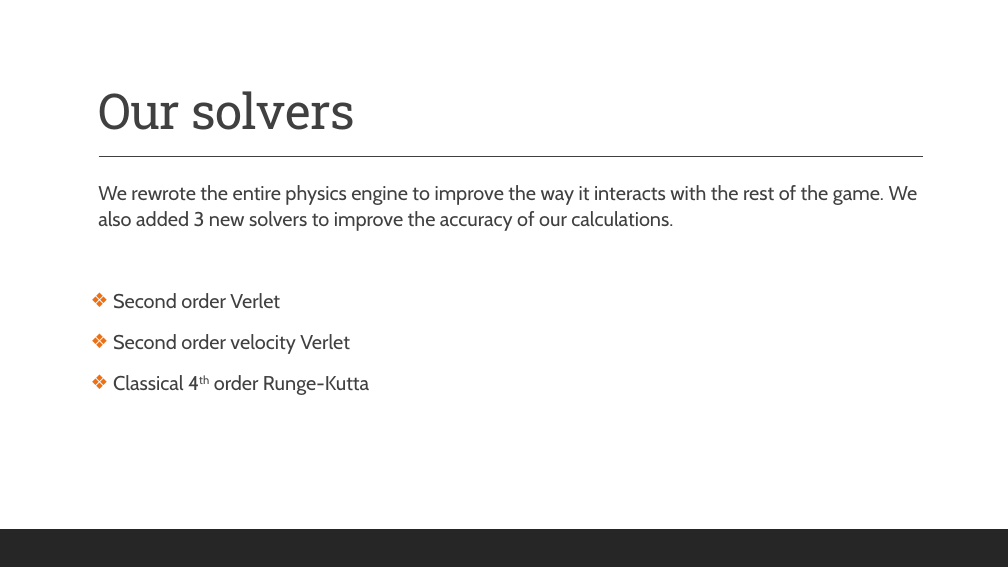
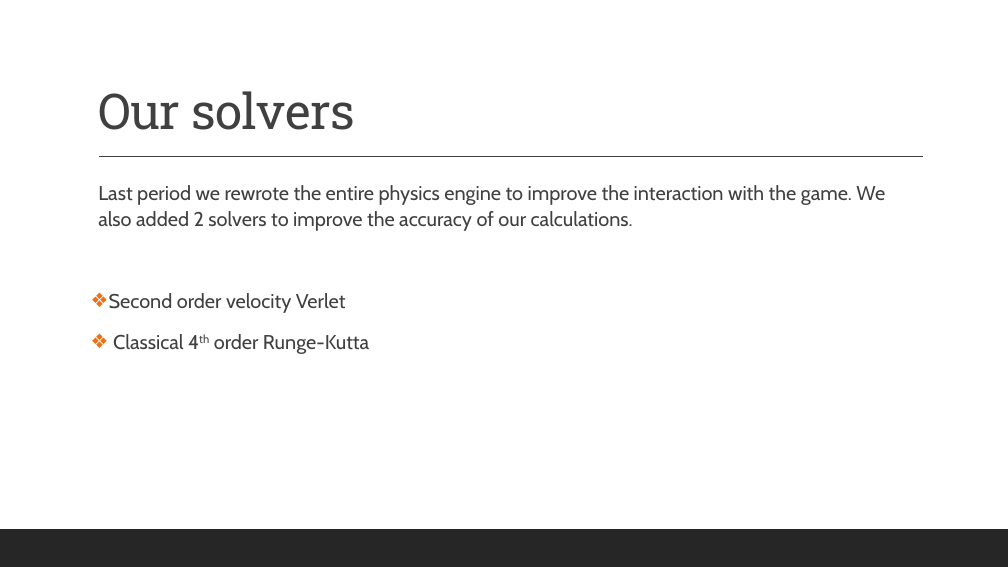
Before and after one commit to renesteeman/Project1-2_Group4, a slide deck: slide 8 of 04-PresentationThirdPhase.pptx. Drawn at 1008x567 pixels with LibreOffice and Linux fonts; fonts in the diff are those of the drawing. Boxes give left, top, right and bottom in pixels: in the first picture for what was removed or moved away, otherwise in the second. Text is boxed around its words. In the diff, an @@ line names an element or a change of style, - is before the commit and + after.

```diff
--- a/04-PresentationThirdPhase.pptx
+++ b/04-PresentationThirdPhase.pptx
@@ text at box(98, 185, 885, 231): text changed @@
-  We rewrote the entire physics engine to improve the way it interacts with the rest of the game. We also added 3 new solvers to improve the accuracy of our calculations.
-❖ Second order Verlet
+  Last period we rewrote the entire physics engine to improve the interaction with the game. We also added 2 solvers to improve the accuracy of our calculations.
```
Also in this commit, not shown: 1 other slide changed, 1 slide removed.
